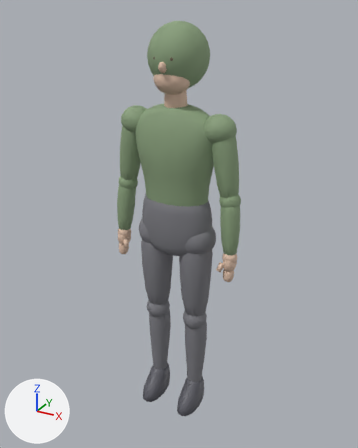
A saved change to the glTF model godot/games/knuckles/art/models/knifer.glb.
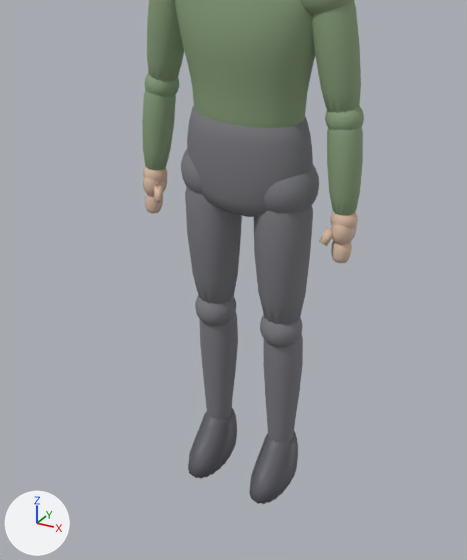
Each version is shown whole from a 50 mm lens placed at (0.932, -1.674, 1.765), pointed at (0.001, 0.019, 0.918), then close up on the part from 11% to 83% of the width and 30% to 100% of the height. The lights are fixed; the arrows at lower left show +X, +Y and +Z. The older version's two pictures come first. Where no turn or scale is listed for an object, it has been applied to the vertices. Vertices at exactly the same position are counted once.

Names of what the first close-up shows: 'knifer'.
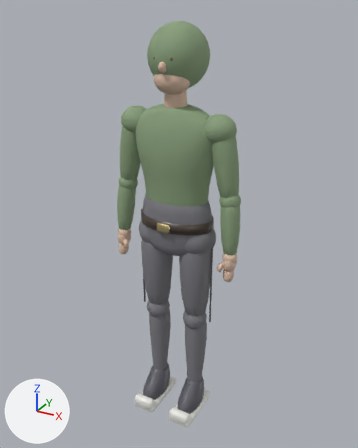
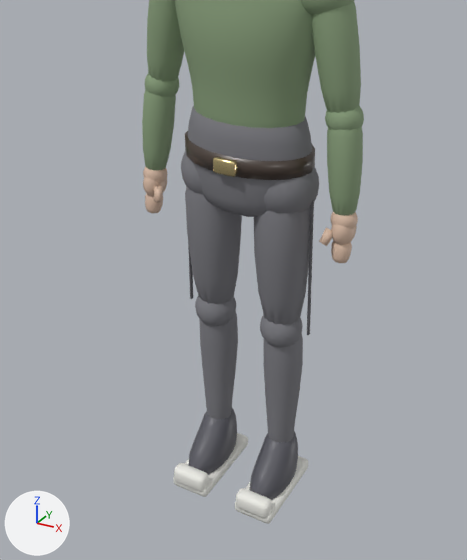
Location of each change, (x1, y1, x2, y2) in pixels of the close-ups (467 x 560 px):
'knifer', reshaped
    before: (142, 0, 364, 504)
    after: (142, 0, 364, 524)
part 1 of me_loft, added
    after: (185, 131, 315, 180)
part 2 of me_loft, added
    after: (213, 156, 237, 177)
part 3 of me_loft, added
    after: (235, 456, 308, 524)
part 4 of me_loft, added
    after: (236, 488, 272, 519)
part 5 of me_loft, added
    after: (173, 433, 248, 497)
part 6 of me_loft, added
    after: (174, 463, 209, 492)
part 7 of me_loft, added
    after: (307, 200, 314, 335)
part 8 of me_loft, added
    after: (188, 243, 193, 299)

The change, as a list of edits to the scene's bpy script:
```text
Add mat_belt:
    mat_belt = principled_material('belt')
    mat_belt.base_color = (0.06, 0.04, 0.03)  # brown #453830
    mat_belt.roughness = 0.35
    mat_belt.coat_weight = 0.4
Add mat_knifer_seam:
    mat_knifer_seam = principled_material('knifer_seam')
    mat_knifer_seam.base_color = (0.14, 0.14, 0.154)  # dark grey #69696d
    mat_knifer_seam.roughness = 0.9
Add mat_buckle:
    mat_buckle = principled_material('buckle')
    mat_buckle.base_color = (0.85, 0.7, 0.35)  # beige #eddaa0
    mat_buckle.metallic = 1.0
    mat_buckle.roughness = 0.2
Add mat_knifer_sole:
    mat_knifer_sole = principled_material('knifer_sole')
    mat_knifer_sole.base_color = (0.85, 0.85, 0.8)  # white #edede7
    mat_knifer_sole.roughness = 0.6
Change me_loft:
    used by ob_knifer; location = (0.0, 0.0, 0.0)
    remove me_loft.from_pydata(...)  # 10274 vertices, 20392 faces; spans x -0.29..0.29, y -0.14..0.14, z 0.0..1.72
    add me_loft.from_pydata(...)  # 10706 vertices, 21224 faces; spans x -0.29..0.29, y -0.17..0.14, z 0.0..1.72
    me_loft part 1: a new loose piece, a 20-sided cylinder along z spanning x -0.163..0.163, y -0.106..0.106, z 0.929..0.971, in mat_belt (brown #453830)
    me_loft part 2: a new loose piece of 56 vertices spanning x -0.03..0.03, y -0.12..-0.1, z 0.93..0.97, in mat_buckle (beige #eddaa0)
    me_loft part 3: a new loose piece of 56 vertices spanning x 0.04..0.15, y -0.16..0.08, z 0.0..0.03, in mat_knifer_sole (white #edede7)
    me_loft part 4: a new loose piece of 56 vertices spanning x 0.05..0.14, y -0.17..-0.13, z 0.01..0.06, in mat_knifer_sole (white #edede7)
    me_loft part 5: a new loose piece of 56 vertices spanning x -0.15..-0.04, y -0.16..0.08, z 0.0..0.03, in mat_knifer_sole (white #edede7)
    me_loft part 6: a new loose piece of 56 vertices spanning x -0.14..-0.05, y -0.17..-0.13, z 0.01..0.06, in mat_knifer_sole (white #edede7)
    me_loft part 7: a new loose piece of 56 vertices spanning x 0.17, y -0.01..0.0, z 0.49..0.87, in mat_knifer_seam (dark grey #69696d)
    me_loft part 8: a new loose piece of 56 vertices spanning x -0.17, y -0.01..0.0, z 0.49..0.87, in mat_knifer_seam (dark grey #69696d)
    add me_loft.materials.append(mat_belt)  # brown #453830
    add me_loft.materials.append(mat_buckle)  # beige #eddaa0
    add me_loft.materials.append(mat_knifer_sole)  # white #edede7
    add me_loft.materials.append(mat_knifer_seam)  # dark grey #69696d
```
